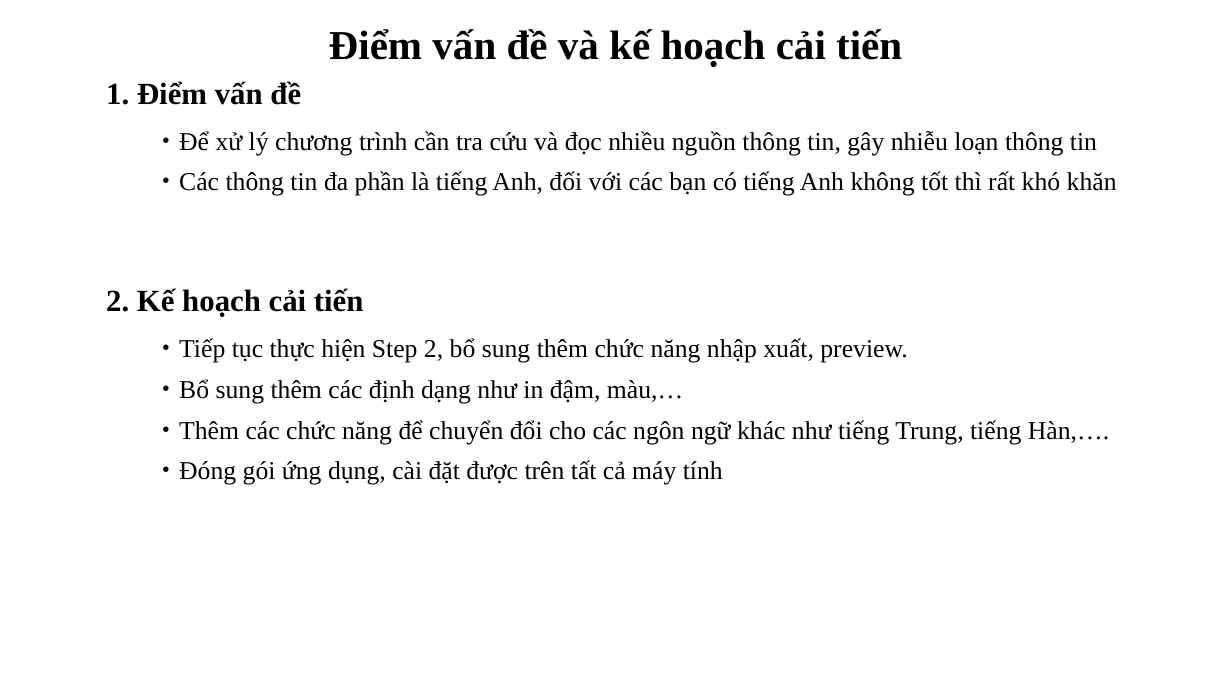
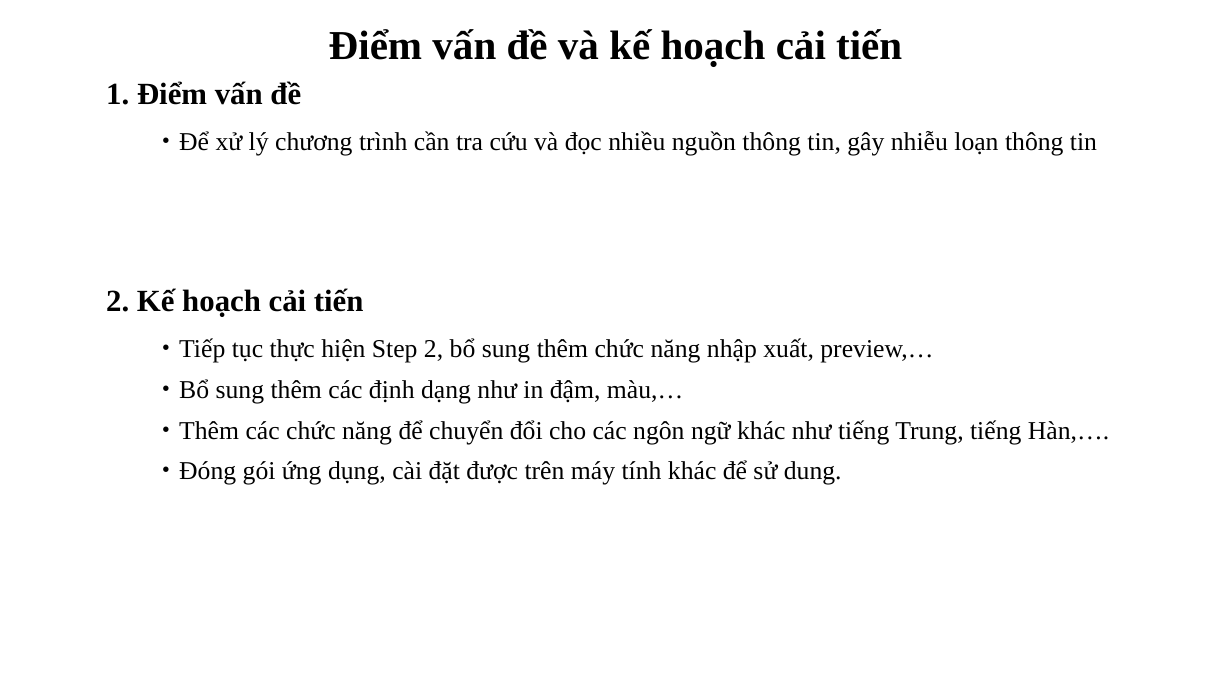
Before and after one commit to nguyenhoanghai101091/DATA-ANALYST, a slide deck: slide 5 of Case Study/Báo cáo Case study.pptx. Drawn at 1232x693 pixels with LibreOffice and Linux fonts; fonts in the diff are those of the drawing. Boxes give left, top, right and bottom in pixels: in the first picture for what was removed or moved away, otherwise in the second. Text is boxed around its words. In the diff, an @@ line names an element or a change of style, - is before the commit and + after.

Commit message:
bổ sung case study

```diff
--- a/Case Study/Báo cáo Case study.pptx
+++ b/Case Study/Báo cáo Case study.pptx
@@ text at [153, 171, 1117, 196]: paragraph removed @@
-・Các thông tin đa phần là tiếng Anh, đối với các bạn có tiếng Anh không tốt thì rất khó khăn
@@ text at [153, 338, 933, 363]: text changed @@
-・Tiếp tục thực hiện Step 2, bổ sung thêm chức năng nhập xuất, preview.
+・Tiếp tục thực hiện Step 2, bổ sung thêm chức năng nhập xuất, preview,…
@@ text at [153, 460, 842, 485]: text changed @@
-・Đóng gói ứng dụng, cài đặt được trên tất cả máy tính
+・Đóng gói ứng dụng, cài đặt được trên máy tính khác để sử dung.
```
Also in this commit, not shown: 4 other files.
